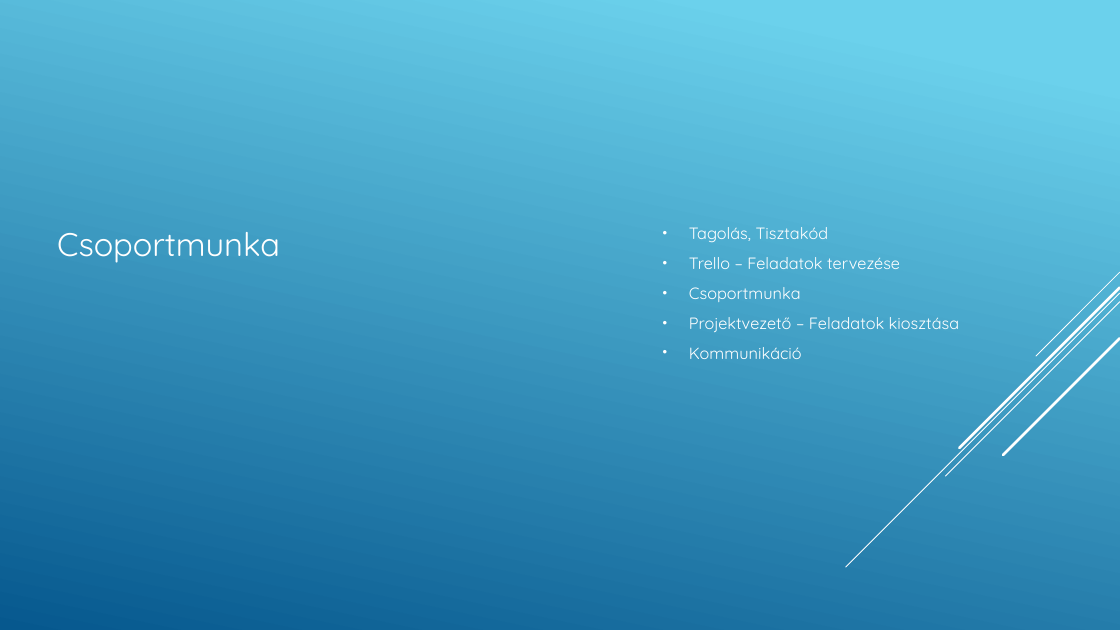
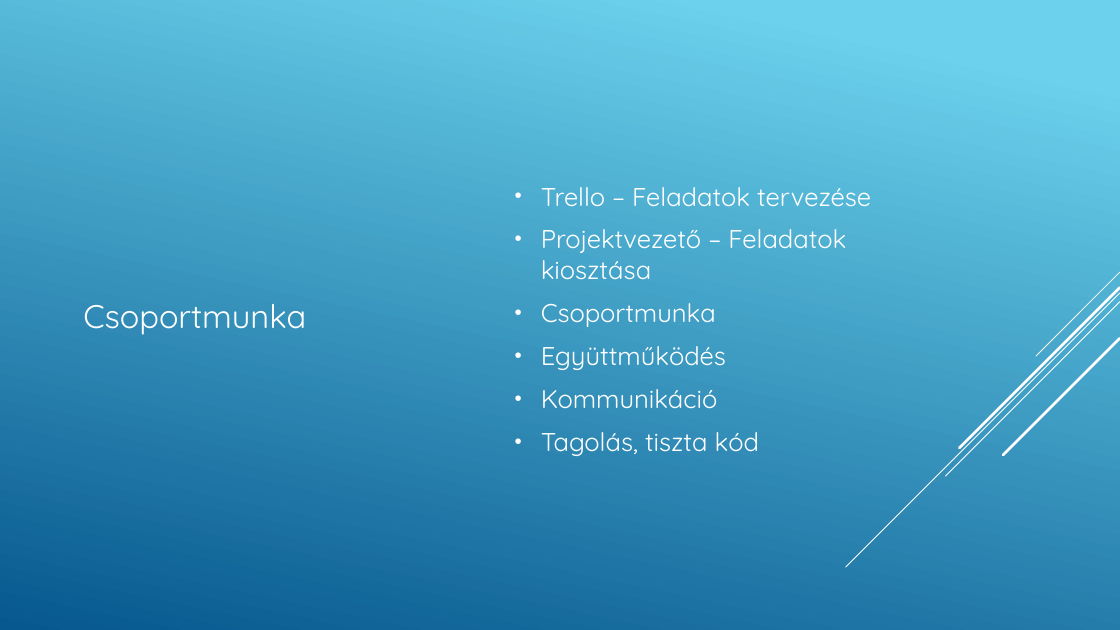
Before and after one commit to csokyS/LuxCar, a slide deck: slide 4 of docs/LuxCar.pptx. Drawn at 1120x630 pixels with LibreOffice and Linux fonts; fonts in the diff are those of the drawing. Boxes give left, top, right and bottom in pixels: in the first picture for what was removed or moved away, otherwise in the second. Text is boxed around its words. In the diff, an @@ line names an element or a change of style, - is before the commit and + after.

```diff
--- a/docs/LuxCar.pptx
+++ b/docs/LuxCar.pptx
@@ text "Csoportmunka": place and size @@
-text "Csoportmunka" at [57, 232, 280, 263]
+text "Csoportmunka" at [83, 304, 306, 335]
@@ text "Trello – Feladatok tervezése": place and size @@
-text "Trello – Feladatok tervezése" at [689, 227, 959, 359]
+text "Trello – Feladatok tervezése" at [541, 187, 871, 456]
@@ text at [541, 187, 871, 409]: size 14 to 22 pt in "Trello – Feladatok tervezése", "Csoportmunka", "Kommunikáció"; more space between paragraphs @@
@@ text at [541, 229, 846, 280]: paragraph added @@
+• Projektvezető – Feladatok kiosztása
@@ text at [689, 227, 829, 242]: paragraph removed @@
-• Tagolás, Tisztakód
@@ text at [541, 346, 726, 370]: text changed; size 14 to 22 pt @@
-• Projektvezető – Feladatok kiosztása
+• Együttműködés
@@ text at [541, 432, 759, 456]: paragraph added @@
+• Tagolás, tiszta kód
```
Also in this commit, not shown: 19 other slides changed, 1 slide added, 1 slide removed, 1 other file.
